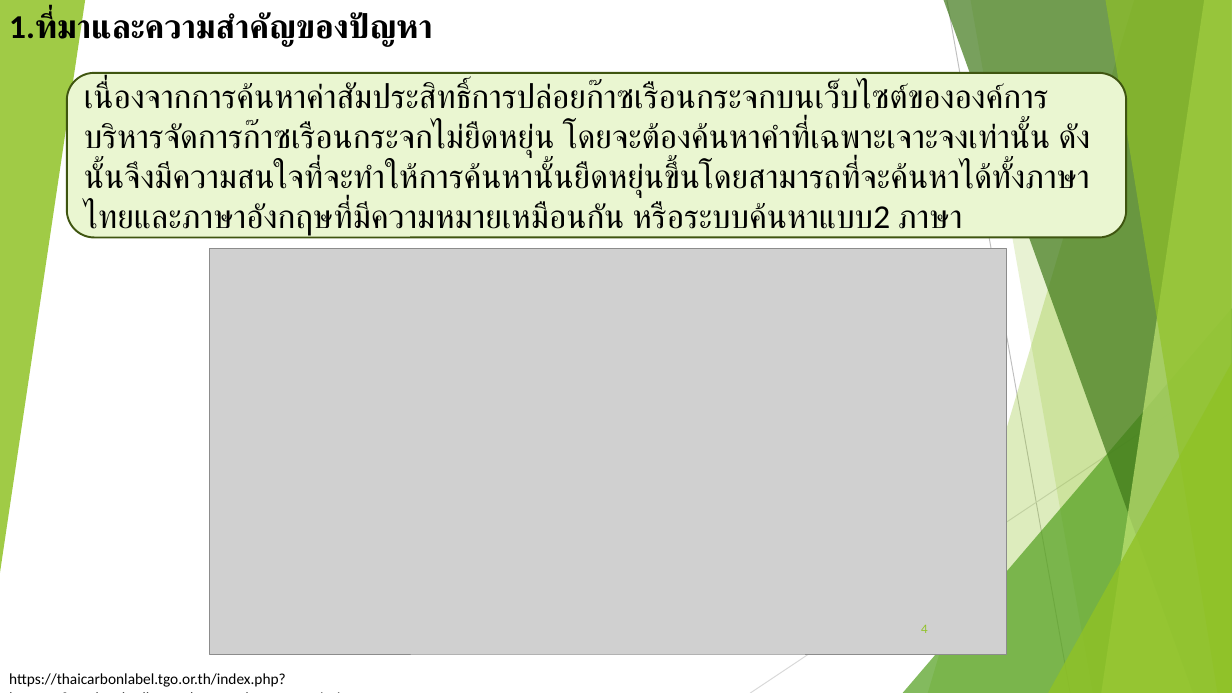
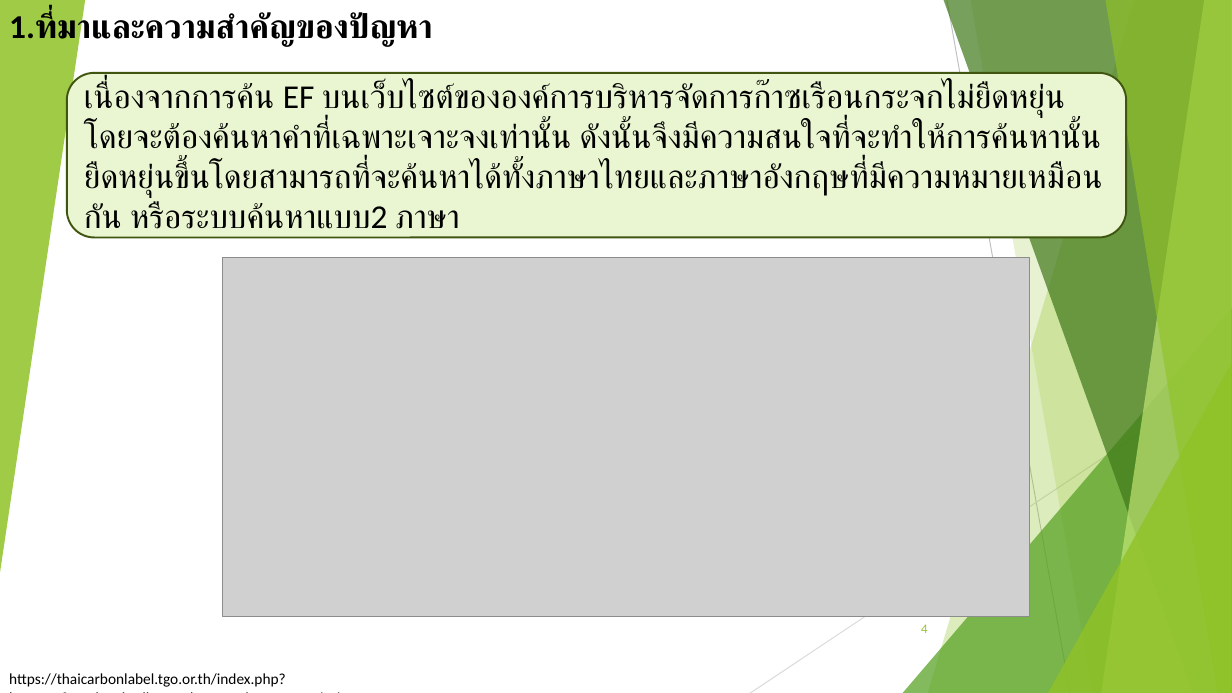
Before and after one commit to nanutnutna/thesis_ef, a slide deck: slide 4 of proposal/Proposal_v4 - Copy.pptx. Drawn at 1232x693 pixels with LibreOffice and Linux fonts; fonts in the diff are those of the drawing; grey boxes stand for pictures. Boxes give left, top, right and bottom in pixels: in the first picture for what was removed or moved away, otherwise in the second. Text is boxed around its words. In the diff, an @@ line names an element or a change of style, - is before the commit and + after.

```diff
--- a/proposal/Proposal_v4 - Copy.pptx
+++ b/proposal/Proposal_v4 - Copy.pptx
@@ text in rounded rectangle at [84, 82, 1103, 238]: text changed @@
-เนื่องจากการค้นหาค่าสัมประสิทธิ์การปล่อยก๊าซเรือนกระจกบนเว็บไซต์ขององค์การบริหารจัดการก๊าซเรือนกระจกไม่ยืดหยุ่น โดยจะต้องค้นหาคำที่เฉพาะเจาะจงเท่านั้น ดังนั้นจึงมีความสนใจที่จะทำให้การค้นหานั้นยืดหยุ่นขึ้นโดยสามารถที่จะค้นหาได้ทั้งภาษาไทยและภาษาอังกฤษที่มีความหมายเหมือนกัน หรือระบบค้นหาแบบ2 ภาษา
+เนื่องจากการค้น EF บนเว็บไซต์ขององค์การบริหารจัดการก๊าซเรือนกระจกไม่ยืดหยุ่น โดยจะต้องค้นหาคำที่เฉพาะเจาะจงเท่านั้น ดังนั้นจึงมีความสนใจที่จะทำให้การค้นหานั้นยืดหยุ่นขึ้นโดยสามารถที่จะค้นหาได้ทั้งภาษาไทยและภาษาอังกฤษที่มีความหมายเหมือนกัน หรือระบบค้นหาแบบ2 ภาษา
@@ picture: place and size @@
-picture at [210, 249, 1007, 654]
+picture at [223, 258, 1030, 616]
```
Also in this commit, not shown: 3 other slides changed, 2 slides added, 1 other file.
